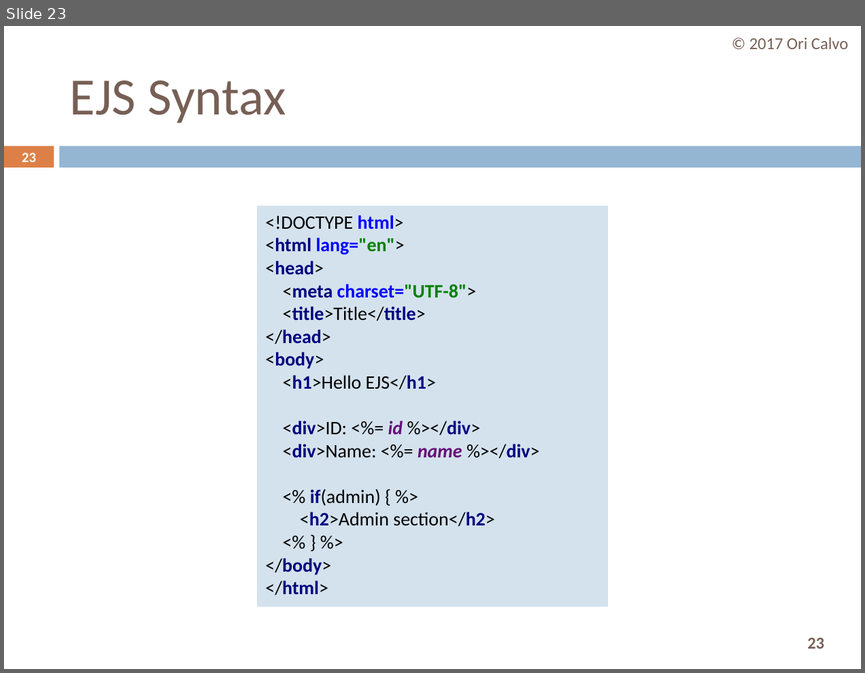
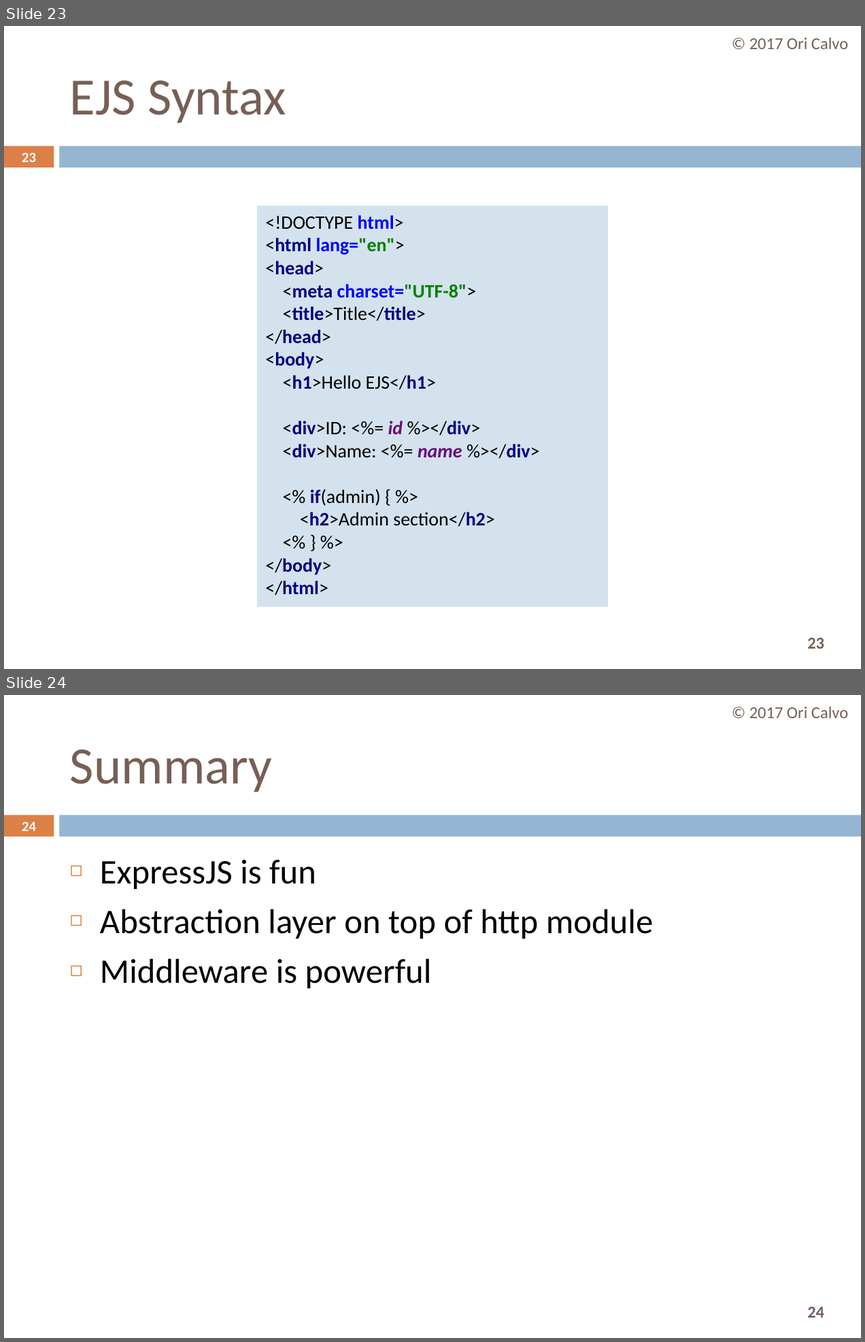
Before and after one commit to oricalvo/course-nodejs, a slide deck: PPTs/06 ExpressJS.pptx. Shown one above the other, each under a label of ours: slide 23 before the commit, slides 23 and 24 after it. The pictures are 865x673 and 865x1342 pixels, drawn with LibreOffice and Linux fonts; fonts in the diff are those of the drawing. Boxes give left, top, right and bottom in pixels: in the first picture for what was removed or moved away, otherwise in the second. Text is boxed around its words. In the diff, an @@ line names an element or a change of style, - is before the commit and + after.

```diff
--- a/PPTs/06 ExpressJS.pptx
+++ b/PPTs/06 ExpressJS.pptx
@@ slide 24 added at [4, 695, 861, 1338], background #FFFFFF; not listed: 3 template elements that a slide beside it also shows @@
@@ text added at [749, 707, 848, 718], 14 pt, text #775F55 @@
+© 2017 Ori Calvo
@@ title added at [70, 749, 272, 792], 44 pt, text #775F55 @@
+Summary
@@ page number added at [22, 821, 36, 831], 11.9 pt, text #FFFFFF, bold @@
+24
@@ text added at [100, 860, 653, 989], 29 pt, text #000000 @@
+◻ ExpressJS is fun
+◻ Abstraction layer on top of http module
+◻ Middleware is powerful
```
Also in this commit, not shown: 5 slides changed, 22 other files.
